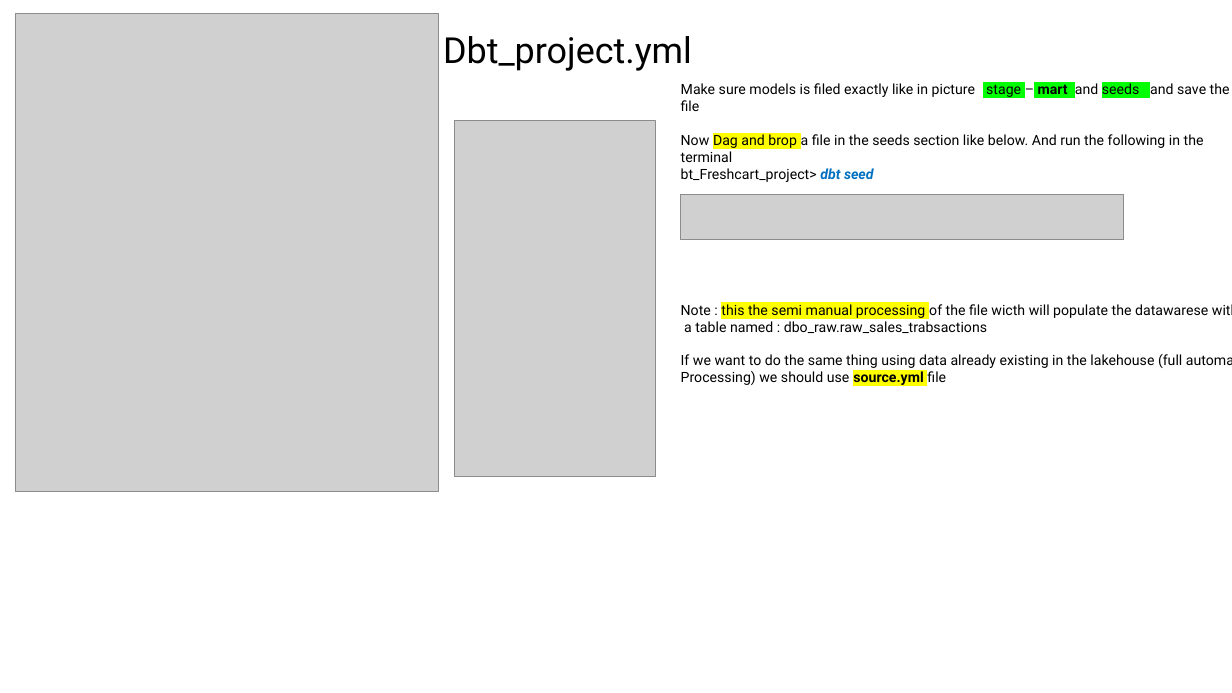
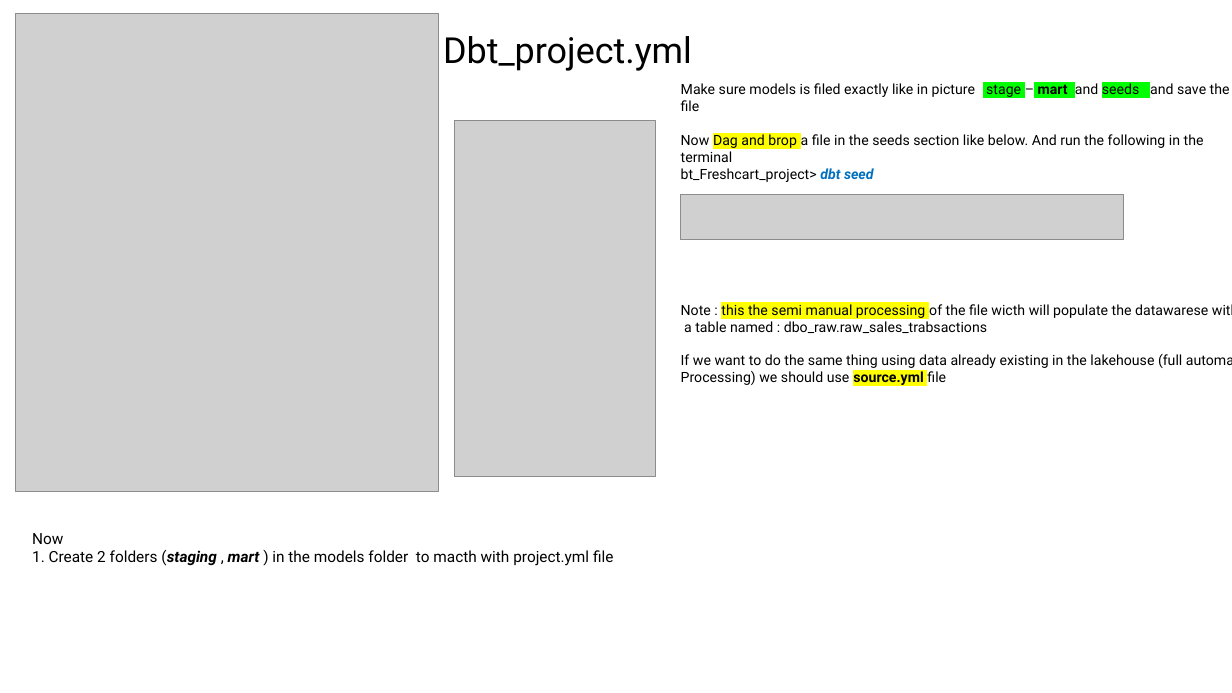
Before and after one commit to Coulio01/Documents, a slide deck: slide 5 of dbt/dbt.pptx. Drawn at 1232x693 pixels with LibreOffice and Linux fonts; fonts in the diff are those of the drawing; grey boxes stand for pictures. Boxes give left, top, right and bottom in pixels: in the first picture for what was removed or moved away, otherwise in the second. Text is boxed around its words. In the diff, an @@ line names an element or a change of style, - is before the commit and + after.

```diff
--- a/dbt/dbt.pptx
+++ b/dbt/dbt.pptx
@@ text added at (32,533,613,566), 12 pt, text #000000 @@
+Now
+1. Create 2 folders (staging , mart ) in the models folder to macth with project.yml file
```
Also in this commit, not shown: 1 other slide changed, 17 other files.
